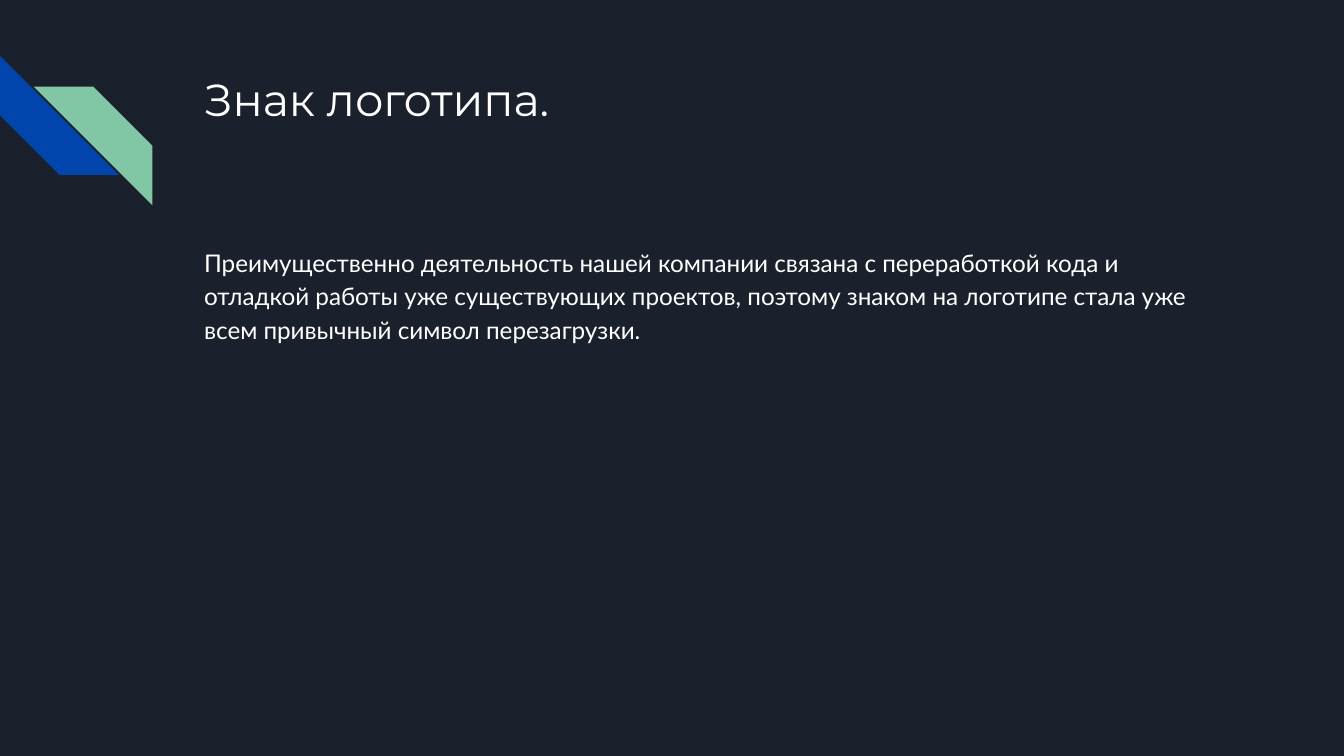
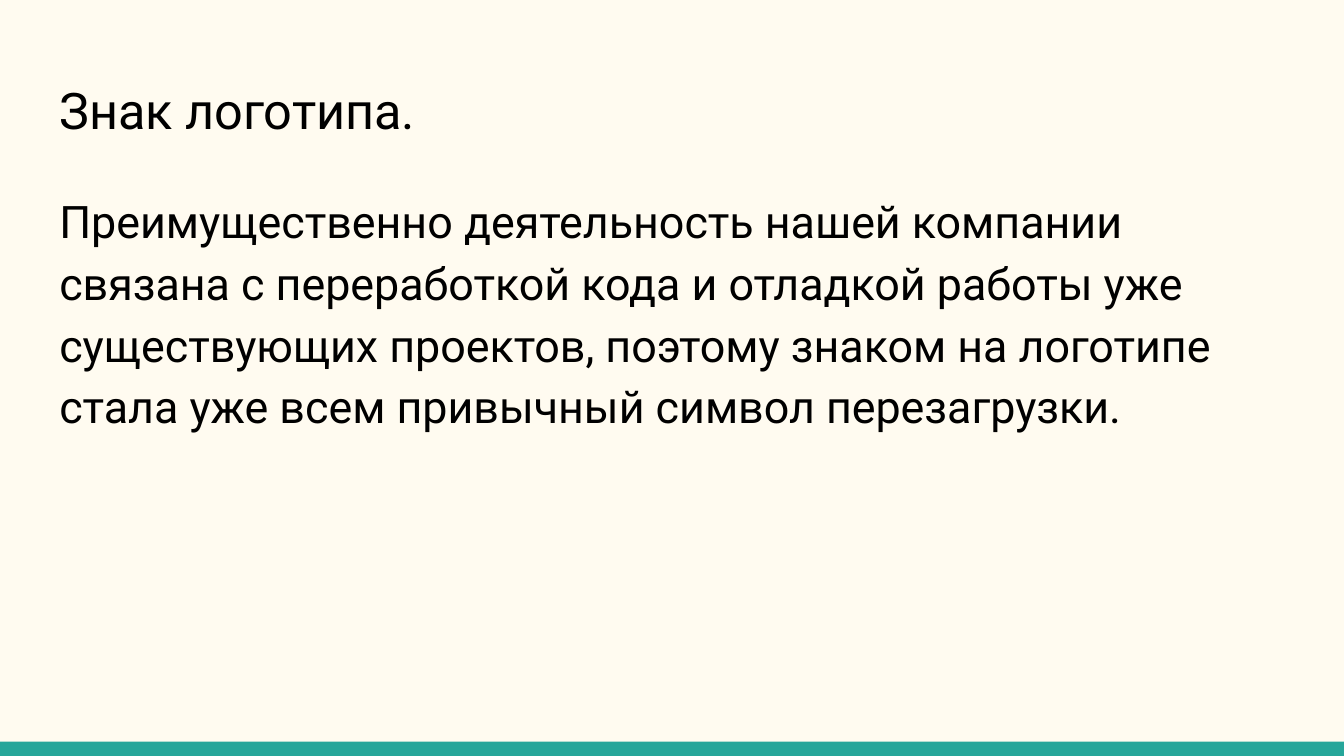
Before and after one commit to MakinFantasy/ww, a slide deck: slide 3 of 1. Логотип компании.pptx. Drawn at 1344x756 pixels with LibreOffice and Linux fonts; fonts in the diff are those of the drawing. Boxes give left, top, right and bottom in pixels: in the first picture for what was removed or moved away, otherwise in the second. Text is boxed around its words. In the diff, an @@ line names an element or a change of style, - is before the commit and + after.

```diff
--- a/1. Логотип компании.pptx
+++ b/1. Логотип компании.pptx
@@ background #1B212C to #FFFBF0 @@
@@ diag stripe removed at box(0, 56, 118, 175) @@
@@ diag stripe removed at box(34, 86, 152, 204) @@
@@ title "Знак логотипа.": place and size @@
-title "Знак логотипа." at box(204, 84, 549, 117)
+title "Знак логотипа." at box(59, 92, 415, 130)
@@ title "Знак логотипа." at box(59, 92, 415, 130): size 24 to 27 pt, font Montserrat to Roboto, text colour #FFFFFF to #000000 @@
@@ text "Преимущественно деятельность нашей компании связана ...": place and size @@
-text "Преимущественно деятельность нашей компании связана ..." at box(204, 254, 1186, 343)
+text "Преимущественно деятельность нашей компании связана ..." at box(59, 205, 1211, 433)
@@ text "Преимущественно деятельность нашей компании связана ..." at box(59, 205, 1211, 433): size 13 to 24 pt, font Lato to Roboto, text colour #FFFFFF to #000000 @@
@@ rectangle added at box(0, 742, 1344, 756), fill #26A69A @@
```
Also in this commit, not shown: 3 other slides changed, 1 other file.
